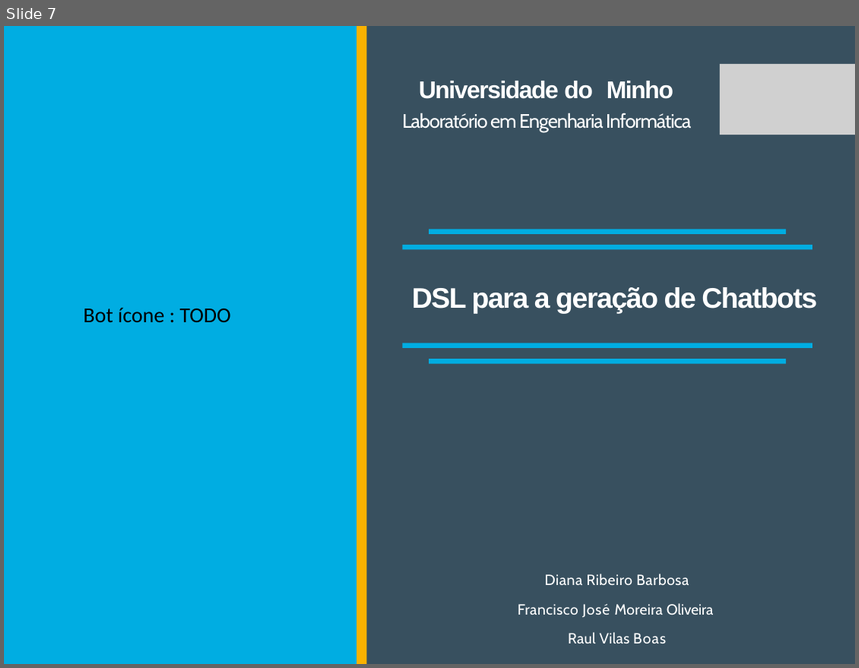
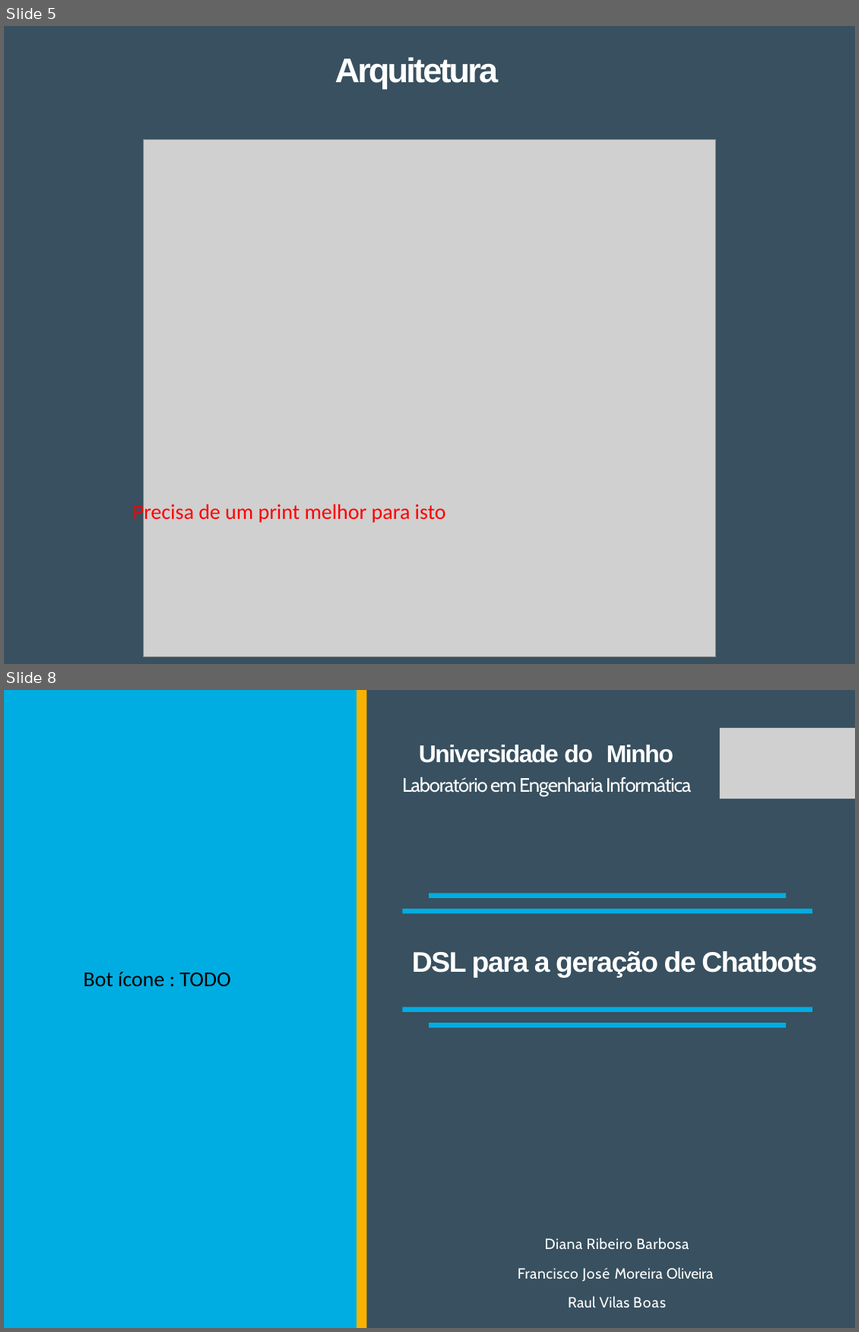
Before and after one commit to Tibblue/PLC, a slide deck: LEI/apresentações/apresLEI.pptx. Shown one above the other, each under a label of ours: slide 7 before the commit, slides 5 and 8 after it; the slides between them are not shown. The pictures are 859x668 and 859x1332 pixels, drawn with LibreOffice and Linux fonts; fonts in the diff are those of the drawing; grey boxes stand for pictures. Boxes give left, top, right and bottom in pixels: in the first picture for what was removed or moved away, otherwise in the second. Text is boxed around its words. In the diff, an @@ line names an element or a change of style, - is before the commit and + after.

```diff
--- a/LEI/apresentações/apresLEI.pptx
+++ b/LEI/apresentações/apresLEI.pptx
@@ slide 5 added at (x1=4, y1=26, x2=855, y2=664), background #FFFFFF @@
@@ freeform shape added at (x1=4, y1=26, x2=855, y2=664), fill #38505F @@
@@ title added at (x1=335, y1=57, x2=499, y2=89), 29 pt, text #FFFFFF, bold @@
+Arquitetura
@@ picture added at (x1=144, y1=139, x2=716, y2=657) @@
@@ text added at (x1=133, y1=502, x2=446, y2=525), 18 pt, text #FF0000 @@
+Precisa de um print melhor para isto
@@ what was slide 7 is now slide 8 @@
```
Also in this commit, not shown: 5 slides changed, 1 other slide added, 1 slide removed.
